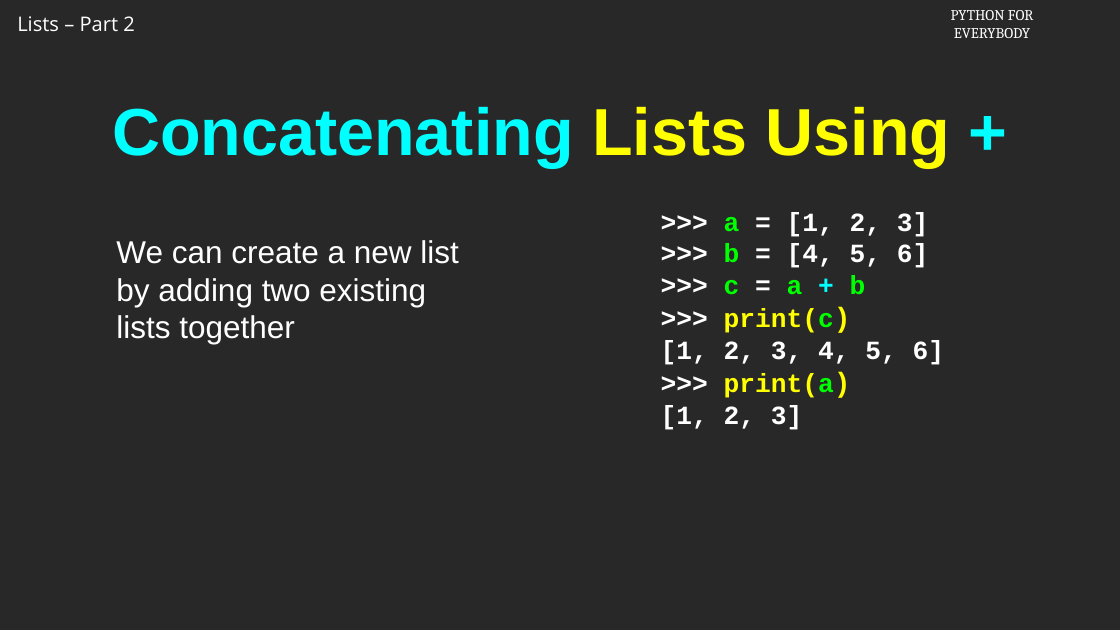
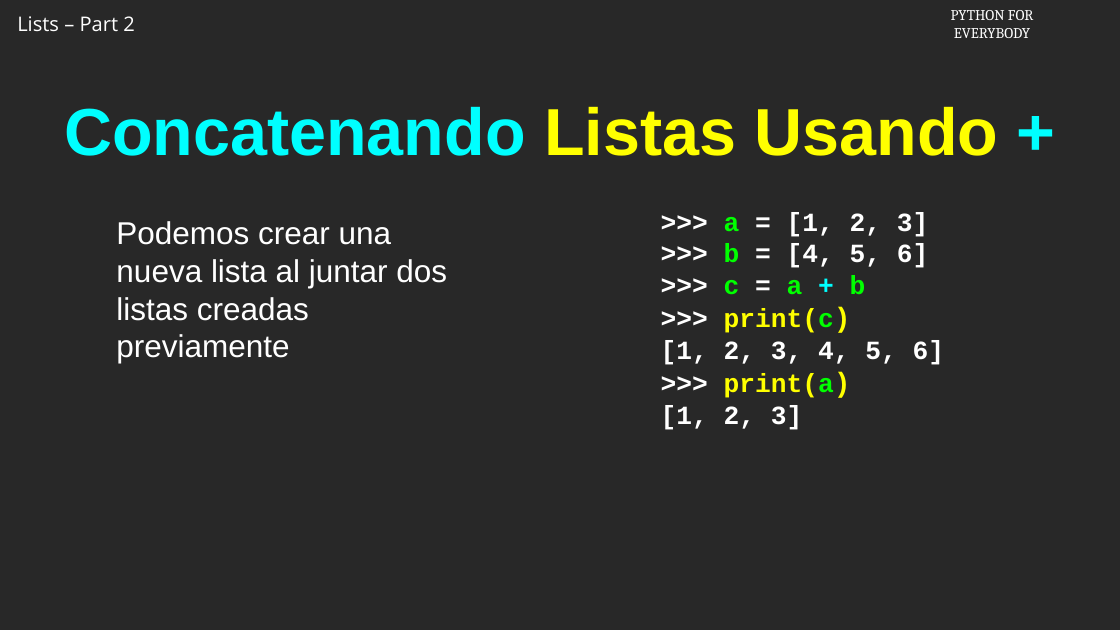
Before and after one commit to csev/py4e, a slide deck: slide 1 of ai/8.2.pptx. Drawn at 1120x630 pixels with LibreOffice and Linux fonts; fonts in the diff are those of the drawing; background and template pictures are left out. Boxes give left, top, right and bottom in pixels: in the first picture for what was removed or moved away, otherwise in the second. Text is boxed around its words. In the diff, an @@ line names an element or a change of style, - is before the commit and + after.

```diff
--- a/ai/8.2.pptx
+++ b/ai/8.2.pptx
@@ title at [64,107,999,156]: text changed @@
-Concatenating Lists Using +
+Concatenando Listas Usando +
@@ text at [116,221,447,363]: text changed @@
-We can create a new list by adding two existing lists together
+Podemos crear una nueva lista al juntar dos listas creadas previamente
```
Also in this commit, not shown: 4 other slides changed, 3 slides added, 3 slides removed.
